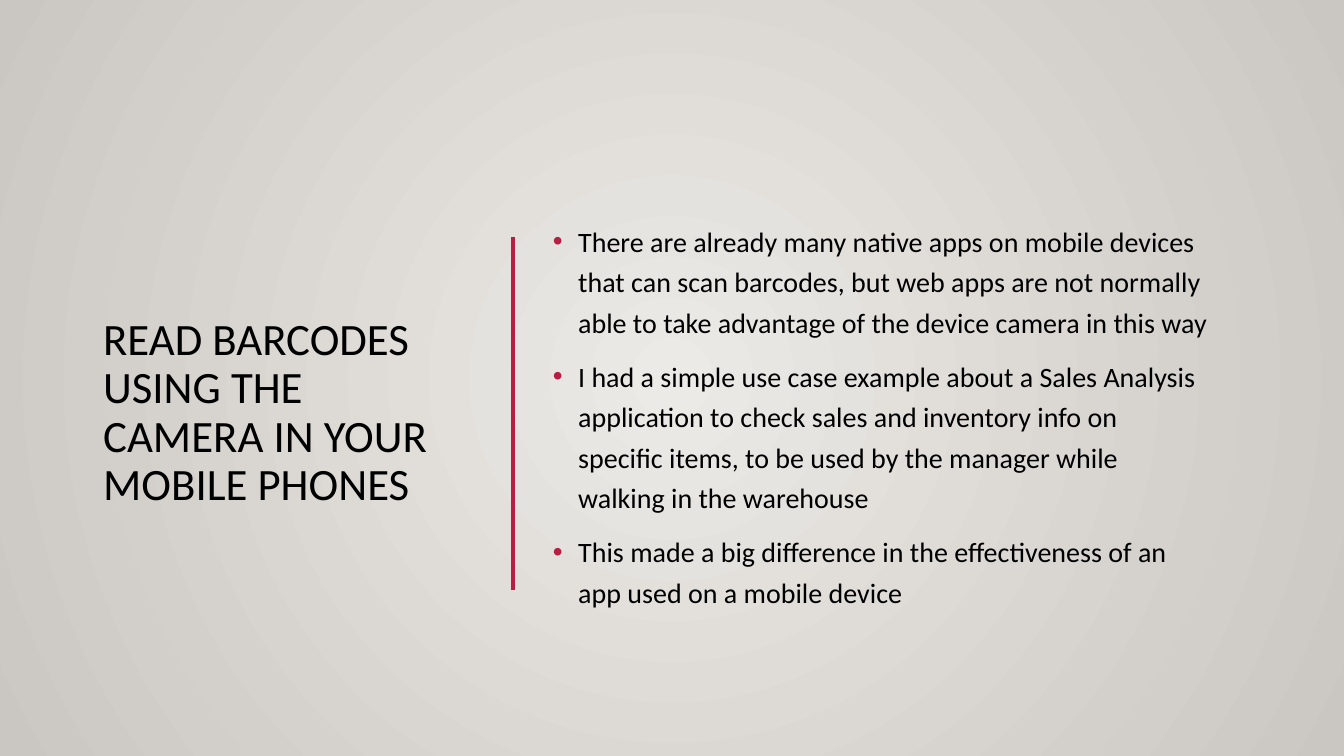
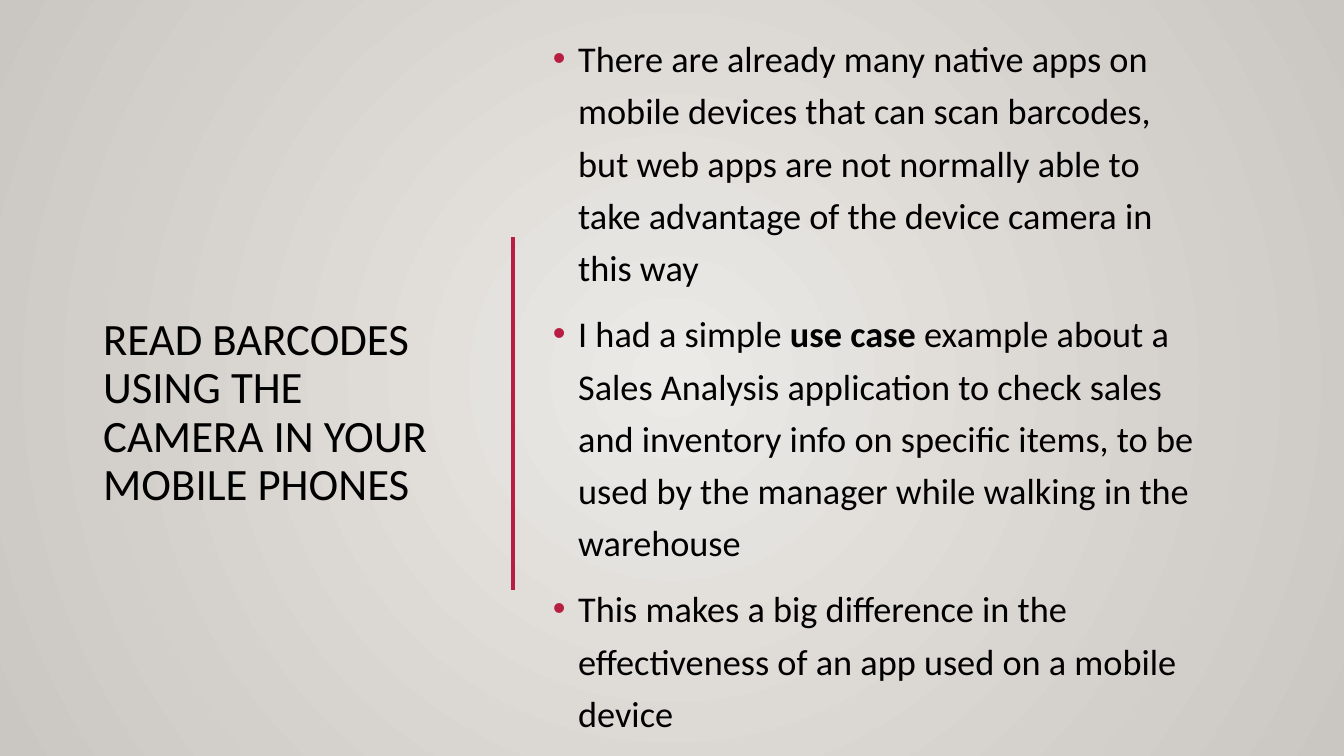
Before and after one commit to NicolaZordan/NicolaZordan, a slide deck: slide 3 of barcodeScanner/barcodeScanner.pptx. Drawn at 1344x756 pixels with LibreOffice and Linux fonts; fonts in the diff are those of the drawing; background and template pictures are left out. Boxes give left, top, right and bottom in pixels: in the first picture for what was removed or moved away, otherwise in the second. Text is boxed around its words. In the diff, an @@ line names an element or a change of style, - is before the commit and + after.

```diff
--- a/barcodeScanner/barcodeScanner.pptx
+++ b/barcodeScanner/barcodeScanner.pptx
@@ text "There are already many native ...": place and size @@
-text "There are already many native ..." at <box>578,232,1206,608</box>
+text "There are already many native ..." at <box>578,46,1193,728</box>
@@ text at <box>578,46,1193,557</box>: size 20 to 25.9 pt in "There are already many native apps on ...", "I had a simple use case example ..."; bold on in "use case" @@
@@ text at <box>578,596,1176,728</box>: text changed; size 20 to 25.9 pt @@
-• This made a big difference in the effectiveness of an app used on a mobile device
+• This makes a big difference in the effectiveness of an app used on a mobile device
```
Also in this commit, not shown: 4 other slides changed.
